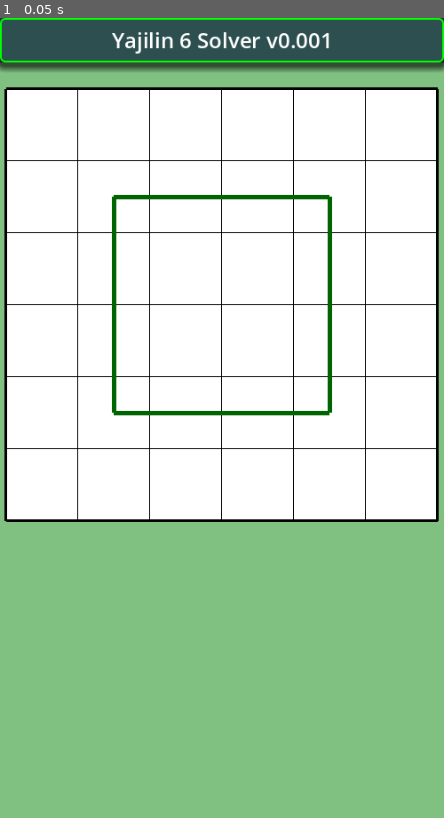
Above: before the commit, frame 1.
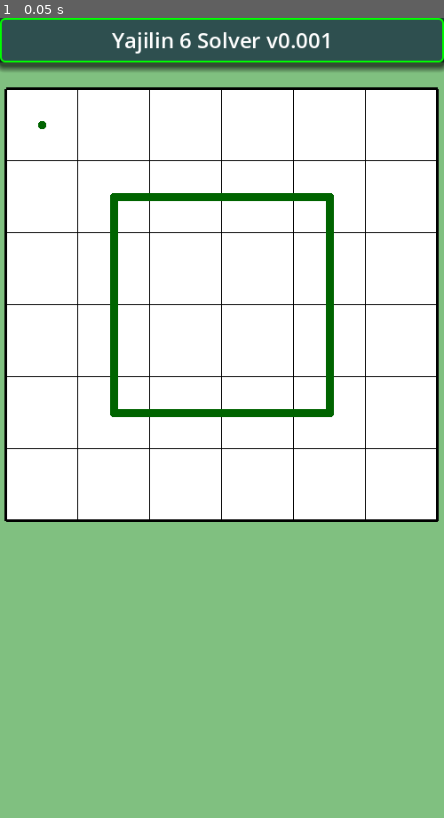
Above: after the commit, the same moment.

Repository: vivisuke/Yajilin6Solver
Game: Godot game, scene res://main.tscn
Two runs of this game, one before a commit and one after it. Both use one fixed random seed, a clock stepped at 60 frames per second and the inputs below.
Inputs:
- Up to frame 1 (0.05 s): no input

The runs differ from the first frame. In frame 1, 1.0% of the frame differs, in the area x 8-76%, y 12-50%.

Commit message:
0006 ◎ C 02/14 02/15 0.001│ToDo│Board6x6 クラス追加

Diff:
--- /dev/null
+++ b/Yajilin6Solver/classes/Board6x6.gd
@@ -0,0 +1,34 @@
+class_name Board6x6
+
+extends Object
+
+const N_HORZ = 6
+const N_VERT = 6
+const ARY_WIDTH = N_HORZ + 1
+const ARY_HEIGHT = N_VERT + 2
+const ARY_SIZE = ARY_WIDTH * ARY_HEIGHT
+
+const BLACK = -2
+const WALL = -1
+const EMPTY = 0
+const LINE_UP = 1
+const LINE_RIGHT = 2
+const LINE_DOWN = 4
+const LINE_LEFT = 8
+
+var ary_board = []
+
+func xyToAix(x, y):		# x, y: [0, N_HORZ)
+	return x + (y+1) * ARY_HEIGHT
+
+func _init():
+	ary_board.resize(ARY_SIZE)
+
+# Called when the node enters the scene tree for the first time.
+func _ready():
+	pass # Replace with function body.
+
+
+# Called every frame. 'delta' is the elapsed time since the previous frame.
+func _process(delta):
+	pass
--- a/Yajilin6Solver/scripts/LineLayer.gd
+++ b/Yajilin6Solver/scripts/LineLayer.gd
@@ -6,15 +6,23 @@
 const BOARD_WIDTH = CELL_WIDTH * N_HORZ
 
 func _draw():
+	var x0 = CELL_WIDTH * 0.5
+	var y0 = CELL_WIDTH * 0.5
 	var x1 = CELL_WIDTH * 1.5
 	var x2 = CELL_WIDTH * 4.5
 	var y1 = CELL_WIDTH * 1.5
 	var y2 = CELL_WIDTH * 4.5
-	var w = 5
-	draw_line(Vector2(x1, y1), Vector2(x2, y1), Color.DARK_GREEN, w)
-	draw_line(Vector2(x1, y2), Vector2(x2, y2), Color.DARK_GREEN, w)
-	draw_line(Vector2(x1, y1), Vector2(x1, y2), Color.DARK_GREEN, w)
-	draw_line(Vector2(x2, y1), Vector2(x2, y2), Color.DARK_GREEN, w)
+	var col = Color.DARK_GREEN
+	var w = 9.0
+	draw_line(Vector2(x1, y1), Vector2(x2, y1), col, w)
+	draw_line(Vector2(x1, y2), Vector2(x2, y2), col, w)
+	draw_line(Vector2(x1, y1), Vector2(x1, y2), col, w)
+	draw_line(Vector2(x2, y1), Vector2(x2, y2), col, w)
+	draw_circle(Vector2(x0, y0), w/2, col)
+	draw_circle(Vector2(x1, y1), w/2, col)
+	draw_circle(Vector2(x2, y1), w/2, col)
+	draw_circle(Vector2(x1, y2), w/2, col)
+	draw_circle(Vector2(x2, y2), w/2, col)
 func _ready():
 	pass # Replace with function body.
 func _process(delta):
Not shown, changed: Yajilin6Solver.spr
